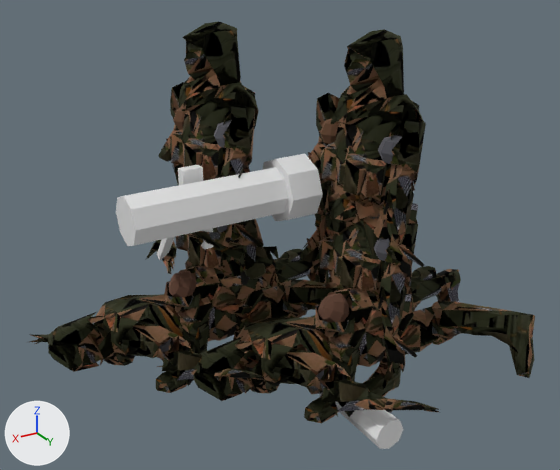
A saved change to the glTF model art/meshes/recoilless_team.glb.
One viewpoint serves both versions: a 50 mm camera at (1.75, 3.0, 2.23) aimed at (0.03, 0.13, 0.79). The lights are fixed; the arrows at lower left show +X, +Y and +Z. The picture after the commit comes second. Vertices at exactly the same position are counted once.

The older version as bpy lines, for what is in view:
```python
me_boot = bpy.data.meshes.new('boot')
me_boot.from_pydata(...)  # 453 vertices, 836 faces; spans x -1.03..0.62, y -0.57..0.57, z 0.0..0.34
me_boot.materials.append(mat_bakedmaterial)  # picture img_base_color
me_face = bpy.data.meshes.new('face')
me_face.from_pydata(...)  # 52 vertices, 64 faces; spans x -0.349..0.281, y -0.37..0.385, z 1.036..1.659
me_face.materials.append(mat_bakedmaterial)  # picture img_base_color
me_keffiyeh = bpy.data.meshes.new('keffiyeh')
me_keffiyeh.from_pydata(...)  # 320 vertices, 504 faces; spans x -0.499..0.296, y -0.461..0.475, z 0.922..1.72
me_keffiyeh.materials.append(mat_bakedmaterial)  # picture img_base_color
me_metal = bpy.data.meshes.new('metal')
me_metal.from_pydata(...)  # a box spanning x 0.3208..0.4208, y -0.1102..-0.0602, z 1.0364..1.1164
me_uniform = bpy.data.meshes.new('uniform')
me_uniform.from_pydata(...)  # 5982 vertices, 10304 faces; spans x -1.17..1.07, y -0.78..1.08, z -0.02..1.46
me_uniform.materials.append(mat_bakedmaterial)  # picture img_base_color
me_weapon = bpy.data.meshes.new('weapon')
me_weapon.from_pydata(...)  # 80 vertices, 136 faces; spans x -0.175..0.743, y -0.249..0.86, z 0.0..1.136
ob_boot = bpy.data.objects.new('boot', me_boot)
ob_boot.location = (0.0, 0.0, 0.0)
ob_face = bpy.data.objects.new('face', me_face)
ob_face.location = (0.0, 0.0, 0.0)
ob_keffiyeh = bpy.data.objects.new('keffiyeh', me_keffiyeh)
ob_keffiyeh.location = (0.0, 0.0, 0.0)
ob_metal = bpy.data.objects.new('metal', me_metal)
ob_metal.location = (0.0, 0.0, 0.0)
ob_uniform = bpy.data.objects.new('uniform', me_uniform)
ob_uniform.location = (0.0, 0.0, 0.0)
ob_weapon = bpy.data.objects.new('weapon', me_weapon)
ob_weapon.location = (0.0, 0.0, 0.0)
```
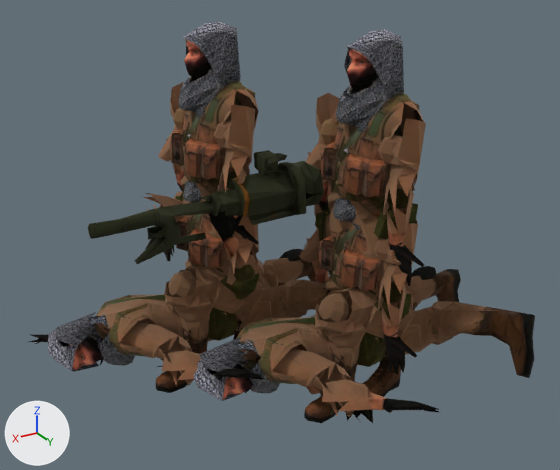
Where the change shows, as pixel boxes (x1, y1, x2, y2) in the pictures (560 x 470 px; the box of a moved part takes in the faces that stretch with it):
'weapon', reshaped, recoloured (7% shorter)
    before: (116, 154, 403, 449)
    after: (88, 150, 373, 423)
'metal', deleted
    before: (178, 165, 203, 185)
part 1 of me_face, surface changed
    both: (184, 40, 378, 85)
part 2 of me_keffiyeh, surface changed
    both: (181, 22, 417, 211)
part 3 of me_uniform, moved or reshaped
    before: (185, 224, 279, 270)
    after: (208, 198, 264, 278)
part 4 of me_uniform, moved or reshaped
    before: (146, 219, 349, 320)
    after: (144, 191, 349, 320)
part 5 of me_uniform, surface changed (lighter)
    both: (30, 82, 535, 417)
part 6 of me_weapon, rebuilt
    before: (116, 167, 289, 246)
    after: (88, 150, 324, 264)
part 7 of me_weapon, rebuilt
    before: (319, 393, 403, 449)
    after: (320, 393, 373, 423)
part 8 of me_weapon, deleted
    before: (262, 154, 323, 221)
part 9 of me_weapon, deleted (mostly hidden)
    before: (357, 410, 364, 430)
part 10 of me_weapon, deleted
    before: (201, 228, 213, 249)
part 11 of me_weapon, moved or reshaped
    before: (157, 237, 175, 260)
    after: (174, 232, 206, 245)

Edits to the bpy script that builds the scene:
```text
Change me_face:
    where me_face.from_pydata(...)  # 52 vertices, 64 faces; spans x -0.349..0.281, y -0.37..0.385, z 1.036..1.659
    used by ob_face; location = (0.0, 0.0, 0.0)
    me_face part 1: texture (UV) coordinates of 64 of 64 faces, centred in x -0.282..0.262, y -0.349..0.347, z 1.072..1.639, changed; they spanned u 0.02..0.94, v 0.01..0.96 and now span u 0.01..0.47, v 0.01..0.96
Change me_keffiyeh:
    where me_keffiyeh.from_pydata(...)  # 320 vertices, 504 faces; spans x -0.499..0.296, y -0.461..0.475, z 0.922..1.72
    used by ob_keffiyeh; location = (0.0, 0.0, 0.0)
    me_keffiyeh part 2: texture (UV) coordinates of 504 of 504 faces, centred in x -0.48..0.276, y -0.459..0.473, z 0.968..1.712, changed; they spanned u 0.0..0.99, v 0.0..1.0 and now span u 0.0..0.5, v 0.0..1.0
Change me_uniform:
    used by ob_uniform; location = (0.0, 0.0, 0.0)
    remove me_uniform.from_pydata(...)  # 5982 vertices, 10304 faces; spans x -1.17..1.07, y -0.78..1.08, z -0.02..1.46
    add me_uniform.from_pydata(...)  # 5983 vertices, 10304 faces; spans x -1.17..1.07, y -0.78..1.08, z -0.02..1.46
    me_uniform part 3: the loose piece of 48 vertices spanning x 0.0..0.47, y -0.01..0.11, z 0.6..0.9 is multiplied about its middle by the matrix ((0.82, -0.321, -0.473), (0.199, 0.936, -0.291), (0.536, 0.145, 0.832)), then moved by (-0.02, -0.02, 0.02)
    me_uniform part 4: 62 vertices moved from x -0.33..0.44, y -0.7..0.34, z 0.49..0.97 to x -0.33..0.44, y -0.7..0.34, z 0.49..0.98; 138 vertices removed from x 0.08..0.54, y -0.7..0.12, z 0.57..0.89; 110 vertices added at x 0.13..0.55, y -0.71..0.11, z 0.56..0.9
    me_uniform part 5: 9473 kept faces spanning x -1.17..1.07, y -0.78..1.08, z -0.02..1.46 get new texture (UV) coordinates
    other edits to the shape of me_uniform do not show in these pictures
Change me_weapon:
    used by ob_weapon; location = (0.0, 0.0, 0.0)
    remove me_weapon.from_pydata(...)  # 80 vertices, 136 faces; spans x -0.175..0.743, y -0.249..0.86, z 0.0..1.136
    add me_weapon.from_pydata(...)  # 224 vertices, 424 faces; spans x -0.215..0.892, y -0.234..0.686, z 0.0..1.175
    me_weapon part 6: the loose piece of 16 vertices spanning x -0.117..0.743, y -0.06..0.17, z 0.866..1.096 is rebuilt with 177 vertices and now spans x -0.208..0.892, y -0.085..0.153, z 0.766..1.175, in mat_bakedmaterial (picture img_base_color)
    me_weapon part 7: the loose piece of 16 vertices spanning x -0.175..-0.025, y 0.34..0.86, z 0.0..0.15 is rebuilt with 39 vertices and now spans x -0.215..0.015, y 0.374..0.686, z 0.0..0.092, in mat_bakedmaterial (picture img_base_color)
    me_weapon part 8: the loose piece of 16 vertices spanning x -0.157..0.003, y -0.1..0.21, z 0.826..1.136 is deleted
    me_weapon part 9: the loose piece of 16 vertices spanning x -0.175..-0.025, y 0.2..0.72, z 0.0..0.15 is deleted
    me_weapon part 10: the loose piece of 8 vertices spanning x 0.345..0.39, y 0.037..0.072, z 0.776..0.876 is deleted
    me_weapon part 11: 8 vertices removed from x 0.457..0.497, y -0.249..-0.041, z 0.631..0.892; 8 vertices added at x 0.361..0.505, y -0.234..0.046, z 0.699..0.841
    add me_weapon.materials.append(mat_bakedmaterial)  # picture img_base_color
Remove ob_metal:
    ob_metal = bpy.data.objects.new('metal', me_metal)
    ob_metal.location = (0.0, 0.0, 0.0)
```
